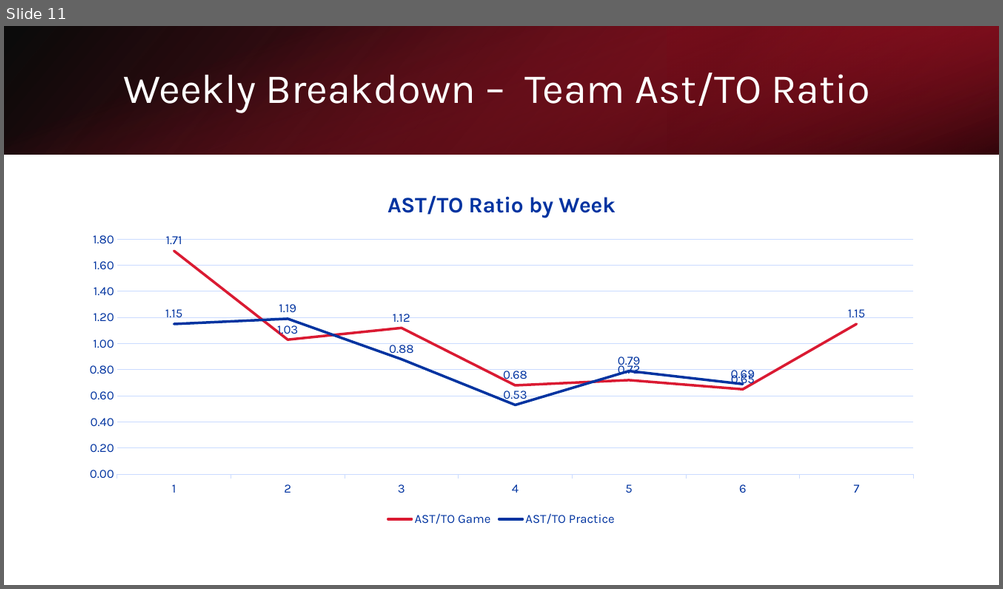
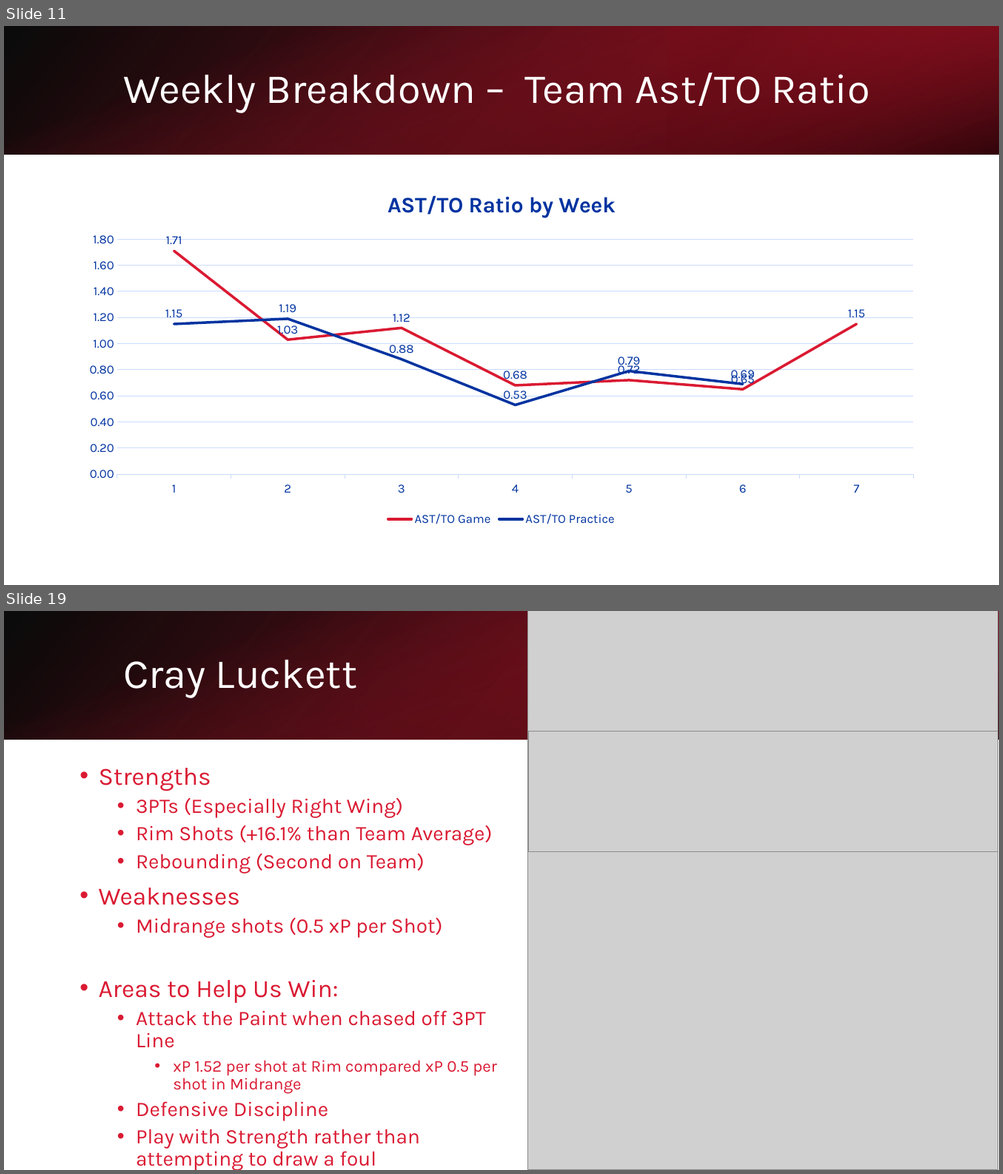
Before and after one commit to apurvis14/Jackson-Prep-Basketball-Analytics, a slide deck: Midseason Analytics Overview.pptx. Shown one above the other, each under a label of ours: slide 11 before the commit, slides 11 and 19 after it; the slides between them are not shown. The pictures are 1003x589 and 1003x1174 pixels, drawn with LibreOffice and Linux fonts; fonts in the diff are those of the drawing; grey boxes stand for pictures. Boxes give left, top, right and bottom in pixels: in the first picture for what was removed or moved away, otherwise in the second. Text is boxed around its words. In the diff, an @@ line names an element or a change of style, - is before the commit and + after.

```diff
--- a/Midseason Analytics Overview.pptx
+++ b/Midseason Analytics Overview.pptx
@@ slide 19 added at <box>4,611,999,1170</box>, background #FFFFFF @@
@@ rectangle added at <box>4,611,999,739</box>, fill gradient #000000 to #A31326 @@
@@ rectangle added at <box>4,612,998,740</box>, fill gradient #DA1A32 to #000000 @@
@@ picture added at <box>528,611,998,1170</box> @@
@@ rectangle added at <box>667,611,999,739</box>, fill gradient #6D0D19 to #DA1A32 @@
@@ title added at <box>123,659,357,698</box>, 40 pt, text #FFFFFF @@
+Cray Luckett
@@ picture added at <box>529,731,998,852</box> @@
@@ text added at <box>99,768,497,1170</box>, 20 pt, text #DA1A32 @@
+• Strengths
+  • 3PTs (Especially Right Wing)
+  • Rim Shots (+16.1% than Team Average)
+  • Rebounding (Second on Team)
+• Weaknesses
+  • Midrange shots (0.5 xP per Shot)
+• Areas to Help Us Win:
+  • Attack the Paint when chased off 3PT Line
+    • xP 1.52 per shot at Rim compared xP 0.5 per shot in Midrange
+  • Defensive Discipline
+  • Play with Strength rather than attempting to draw a foul
```
Also in this commit, not shown: 4 slides changed, 9 other slides added, 2 other files.
